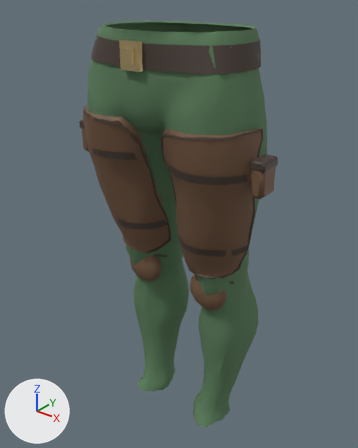
One commit to the glTF model game/assets/characters/hero/wear/longstrider_leggings.glb: the scene before it, then after it.
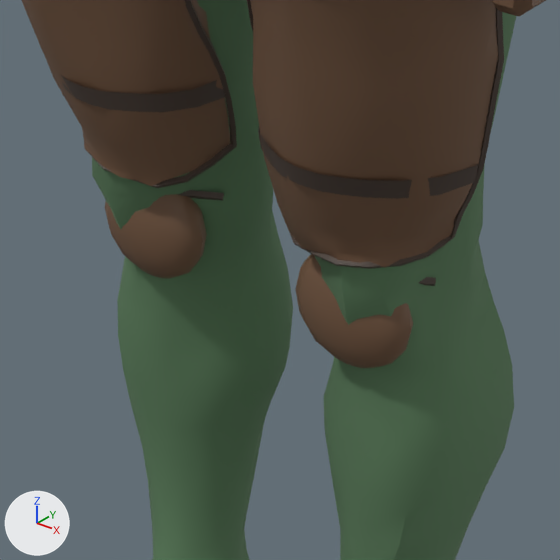
There are two pictures of each version: one whole from a camera (50 mm lens) standing at (0.662, -0.838, 1.172) and looking at (-0.013, 0.006, 0.648), one close up on the part from 27% to 76% of the width and 43% to 83% of the height. Every picture has the same lights, and +X, +Y and +Z are marked at lower left. The older version's two pictures come first. Vertices at exactly the same position are counted once.

Script lines for the objects in view, before the commit:
```python
me_wear = bpy.data.meshes.new('wear')
me_wear.from_pydata(...)  # 1195 vertices, 2260 faces; spans x -0.216..0.211, y -0.147..0.131, z 0.102..1.097
me_wear.materials.append(mat_bh_cloth_secondary__it_hw_forest)  # dark green #597c59
me_wear_hip = bpy.data.meshes.new('wear_hip')
me_wear_hip.from_pydata(...)  # 1028 vertices, 1761 faces; spans x -0.251..0.251, y -0.146..0.009, z 0.574..0.931
# faces by material slot: [1000, 761]
me_wear_hip.materials.append(mat_bh_leather__it_hw_darkleather)  # brown #453830
me_wear_hip.materials.append(mat_bh_leather__it_hw_leather)  # brown #6f523c
me_wear_knee = bpy.data.meshes.new('wear_knee')
me_wear_knee.from_pydata(...)  # 256 vertices, 496 faces; spans x -0.159..0.159, y -0.052..0.0, z 0.47..0.57
# faces by material slot: [48, 448]
me_wear_knee.materials.append(mat_bh_leather__it_hw_darkleather)  # brown #453830
me_wear_knee.materials.append(mat_bh_leather__it_hw_leather)  # brown #6f523c
ob_wear = bpy.data.objects.new('wear', me_wear)
ob_wear.location = (0.0, 0.0, 0.0)
ob_wear_hip = bpy.data.objects.new('wear_hip', me_wear_hip)
ob_wear_hip.location = (0.0, 0.0, 0.0)
ob_wear_knee = bpy.data.objects.new('wear_knee', me_wear_knee)
ob_wear_knee.location = (0.0, 0.0, 0.0)
```
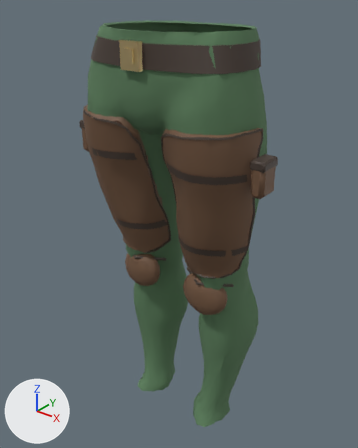
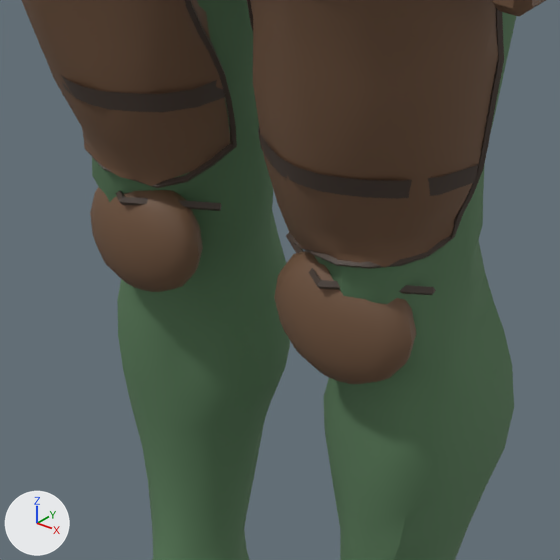
The newer file adds a shape key; the second version is drawn at full value of the shape key 'female' of 'wear_knee', and the change is written as the vertex moves it makes.

What changed in the scene script:
```text
Change me_wear_knee:
    used by ob_wear_knee; location = (0.0, 0.0, 0.0)
    remove me_wear_knee.from_pydata(...)  # 256 vertices, 496 faces; spans x -0.159..0.159, y -0.052..0.0, z 0.47..0.57
    add me_wear_knee.from_pydata(...)  # 256 vertices, 496 faces; spans x -0.164..0.164, y -0.067..-0.013, z 0.467..0.567
    me_wear_knee part 1: 128 of 256 vertices moved; they spanned x 0.039..0.159, y -0.052..0.0, z 0.47..0.57 and now span x 0.032..0.164, y -0.067..-0.013, z 0.467..0.567; mean shift (-0.002, -0.014, -0.002); largest move (0.113, -0.018, 0.474) -> (0.117, -0.037, 0.472)
    me_wear_knee part 2: 128 of 256 vertices moved; they spanned x -0.159..-0.039, y -0.052..0.0, z 0.47..0.57 and now span x -0.164..-0.032, y -0.067..-0.013, z 0.467..0.567; mean shift (0.002, -0.014, -0.002); largest move (-0.113, -0.018, 0.474) -> (-0.117, -0.037, 0.472)
```

What differs and where, as boxes (x1, y1, x2, y2) in the close-ups (560 x 560 px; the box of a moved part takes in the faces that stretch with it):
'wear_knee', reshaped (11% taller): before (105, 190, 436, 368); after (90, 187, 436, 384)
part 1 of me_wear_knee, moved or reshaped: before (295, 254, 436, 368); after (274, 233, 436, 384)
part 2 of me_wear_knee, moved or reshaped: before (105, 190, 224, 279); after (90, 187, 222, 292)
